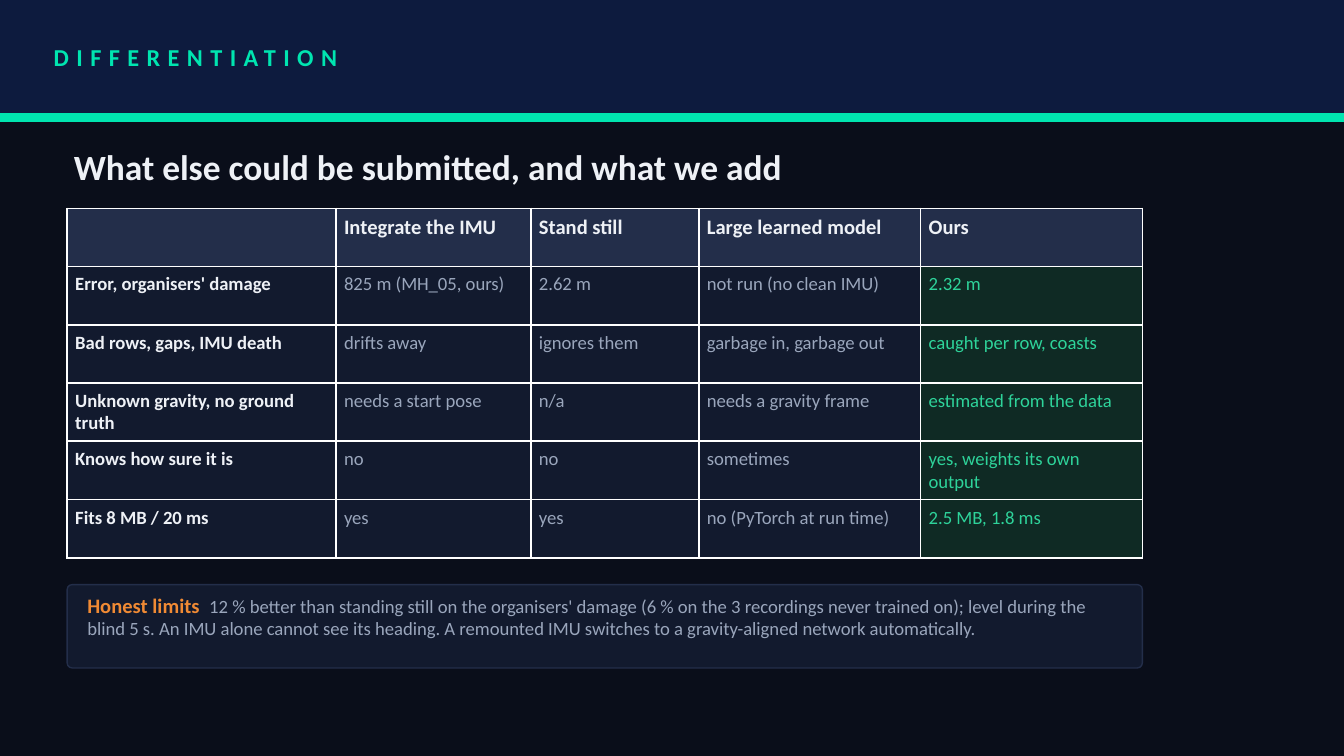
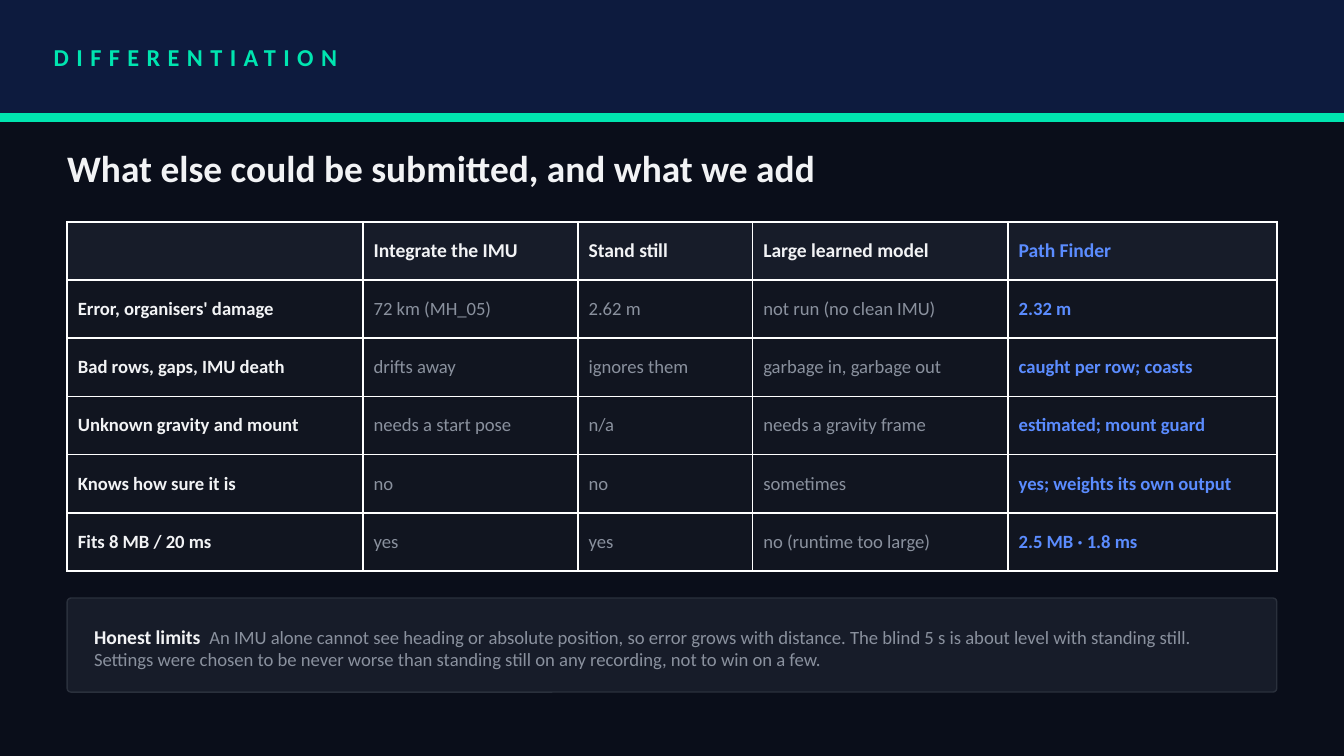
Before and after one commit to rehaanajani/pathfinder-xr, a slide deck: slide 6 of deck/SRMIST_CaliforniaBurrito.pptx. Drawn at 1344x756 pixels with LibreOffice and Linux fonts; fonts in the diff are those of the drawing. Boxes give left, top, right and bottom in pixels: in the first picture for what was removed or moved away, otherwise in the second. Text is boxed around its words. In the diff, an @@ line names an element or a change of style, - is before the commit and + after.

Commit message:
Redesigned the deck in black and white with real images: the localhost live demo, the terminal run, the damaged signal and the trajectory

```diff
--- a/deck/SRMIST_CaliforniaBurrito.pptx
+++ b/deck/SRMIST_CaliforniaBurrito.pptx
@@ text "What else could be submitted, ..." at (x1=67, y1=155, x2=815, y2=187): size 19 to 20 pt, text colour #EEF1F6 to #F2F3F5; less space between paragraphs @@
@@ table at (x1=67, y1=222, x2=1277, y2=571) @@
-row 1, column 5: Ours
+row 1, column 5: Path Finder
-row 2, column 2: 825 m (MH_05, ours)
+row 2, column 2: 72 km (MH_05)
-row 3, column 5: caught per row, coasts
+row 3, column 5: caught per row; coasts
-row 4, column 1: Unknown gravity, no ground truth
+row 4, column 1: Unknown gravity and mount
-row 4, column 5: estimated from the data
+row 4, column 5: estimated; mount guard
-row 5, column 5: yes, weights its own output
+row 5, column 5: yes; weights its own output
-row 6, column 4: no (PyTorch at run time)
+row 6, column 4: no (runtime too large)
-row 6, column 5: 2.5 MB, 1.8 ms
+row 6, column 5: 2.5 MB · 1.8 ms
@@ fill #232E4A to #171C29 in row 1 @@
@@ fill #121A2E to #111520 in 20 cells @@
@@ fill #0F2A24 to #111520 in 5 cells @@
@@ size 11 to 10.5 pt in "Integrate the IMU", "Stand still", "Large learned model" @@
@@ text colour #EEF1F6 to #F2F3F5 in "Integrate the IMU", "Stand still", "Large learned model", "Error, organisers' damage" and 3 more places @@
@@ text colour #9AA6BC to #8A919E in "2.62 m", "not run (no clean IMU)", "drifts away", "ignores them" and 9 more places @@
@@ text colour #2ED39A to #5B8CFF, bold on in "2.32 m" @@
@@ table resized from (x1=67, y1=208, x2=1142, y2=558) to (x1=67, y1=222, x2=1277, y2=571) @@
@@ rounded rectangle resized from (x1=67, y1=585, x2=1142, y2=668) to (x1=67, y1=598, x2=1277, y2=692) @@
@@ rounded rectangle at (x1=67, y1=598, x2=1277, y2=692): fill #121A2E to #171C29; outline #232E4A 0.75 pt to #2A303C 0.75 pt; proportions changed @@
@@ text "Honest limits An IMU alone ..." at (x1=94, y1=630, x2=1191, y2=669): vertical alignment top to middle @@
@@ text at (x1=94, y1=630, x2=1191, y2=669): text changed; text colour #9AA6BC to #8A919E @@
-Honest limits 12 % better than standing still on the organisers' damage (6 % on the 3 recordings never trained on); level during the blind 5 s. An IMU alone cannot see its heading. A remounted IMU switches to a gravity-aligned network automatically.
+Honest limits An IMU alone cannot see heading or absolute position, so error grows with distance. The blind 5 s is about level with standing still. Settings were chosen to be never worse than standing still on any recording, not to win on a few.
```
Also in this commit, not shown: 8 other slides changed, 7 other files.
